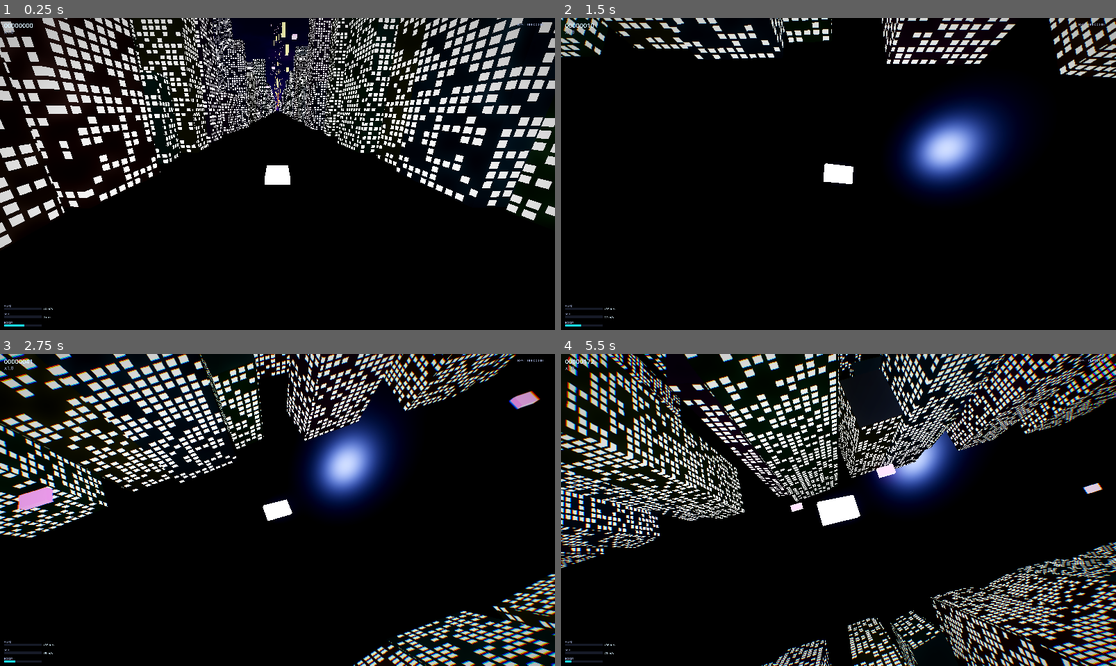
Above: before the commit, frames 1-4 (two rows, left to right).
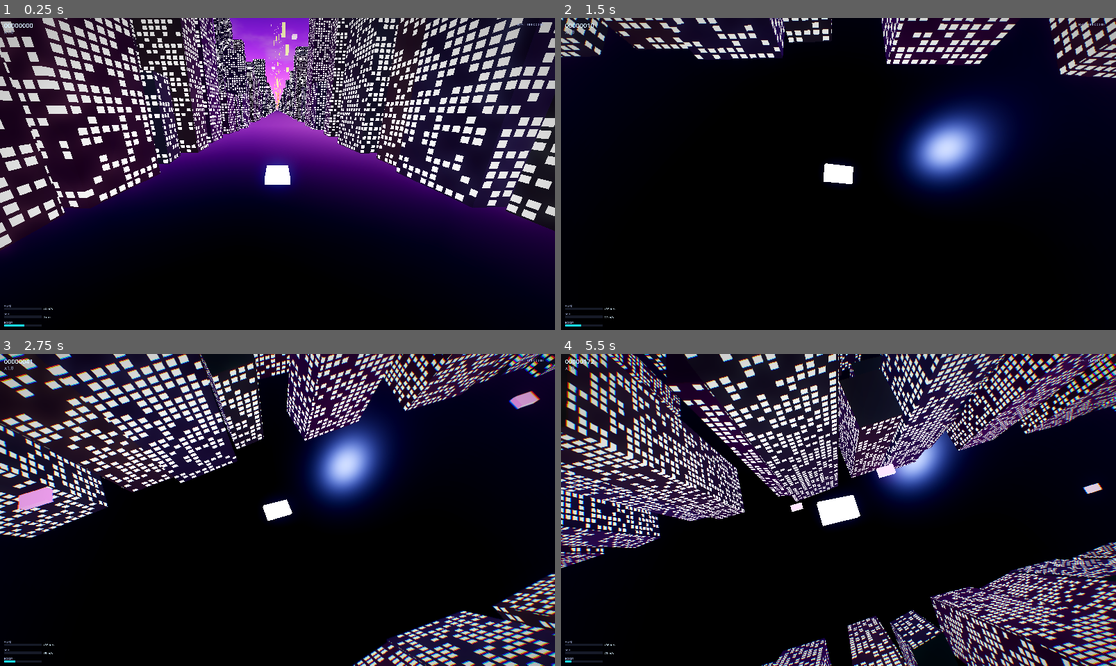
Above: after the commit, the same moments.

Repository: midas44/divepunk
Game: Godot game, scene res://scenes/main/Main.tscn
The game is run twice, just before and just after one commit, with the same random seed, the same clock (stepped at 60 frames per second) and the same inputs.
Inputs (mouse positions are in pixels of both pictures, inside the frame that each line leads up to):
- Up to frame 1 (0.25 s): no input
- Up to frame 2 (1.5 s): move the mouse to (866, 174) at 0.52 s; hold Shift (boost) 0.53-1.28 s; hold W (steer_up) from 0.53 s (still down); tap Space at 0.77 s; move the mouse to (810, 174) at 1.27 s; tap Q (cycle_camera) at 1.35 s
- Up to frame 3 (2.75 s): keep holding W (steer_up); tap Space at 1.52 s; move the mouse to (288, 503) at 2.02 s; hold Shift (boost) from 2.03 s (still down)
- Up to frame 4 (5.5 s): keep holding W (steer_up); move the mouse to (832, 516) at 2.77 s; release Shift (boost) at 2.78 s; tap Q (cycle_camera) at 2.85, 4.35 s; tap Space at 3.02, 3.77, 4.52 s; move the mouse to (877, 513) at 3.52 s; hold Shift (boost) 3.53-4.28 s; move the mouse to (794, 506) at 4.27 s; move the mouse to (844, 510) at 5.02 s; hold Shift (boost) from 5.03 s (still down)

The runs differ from the first frame. In frame 1, 52% of the frame differs, in the area x 0-100%, y 0-89%; in frame 2, 11%; in frame 3, 24%; in frame 4, 33%.

Commit message:
feat(view+sky): symmetric draw distance (city behind too) + readable neon sky
Playtest feedback: forward view good, but looking back the city ended close
behind, and the sky/horizon/clouds read as "just darkness".

View distance — make it symmetric (±Z corridor):
  - [streaming] chunks_behind 1 -> 72 (matches chunks_ahead): the city now
    extends ~14.4 km behind as well as ahead, so the 360° free-look never sees
    a near edge. Pool grows 74 -> 145 chunks (fine on the RTX 4070 Ti this runs
    on). Forward view unchanged. (Lateral/side extent is N/A until we move past
    the single-corridor world model -- there is no off-corridor city to draw.)

Sky readability -- the shader compiled fine on-GPU (logs clean); it was just too
dark, and fog was flattening it:
  - sky.gdshader: zenith lifted from near-black (0.01) to a visible deep
    night-blue (0.03,0.04,0.11) -- flying between tall towers, the overhead
    zenith is most of the sky, so a black zenith read as "darkness". Brighter
    horizon + glow band, horizon_falloff 7 -> 3.5 so the glow spreads higher,
    brighter cloud colours, default sky_energy 0.9 -> 1.5.
  - game.gd: fog_sky_affect 0.7 -> configurable (default 0.15) -- 0.7 blended
    the dark fog over 70% of the sky, killing the glow/clouds.
  - [fx]: sky_energy 0.9 -> 1.8 (master sky brightness), new fog_sky_affect=0.15.

Headless boot clean: EXIT=0 SE=0 ERR=0, pool = 145 chunks. Sky look is a
real-GPU call (headless can't render) -- pending playtest.

Co-Authored-By: Claude Opus 4.8 (1M context) <noreply@anthropic.com>

Diff:
--- a/scripts/game.gd
+++ b/scripts/game.gd
@@ -402,7 +402,10 @@
 	env.fog_enabled = true
 	env.fog_light_color = Color(0.10, 0.12, 0.22)
 	env.fog_density = float(_cfg_value("fx", "fog_density", 0.00018))
-	env.fog_sky_affect = 0.7
+	# Keep the fog OFF the sky (low sky_affect): at 0.7 it flattened the horizon glow + clouds toward
+	# the dark fog colour, which read as "just darkness" above the rooftops. A little blends the far
+	# building tops into the horizon without killing the sky.
+	env.fog_sky_affect = float(_cfg_value("fx", "fog_sky_affect", 0.15))
 	env.fog_aerial_perspective = 0.4
 
 	# Volumetric fog — the real mood layer (desktop): a faint neon-tinted haze with true depth.
--- a/settings/settings.cfg
+++ b/settings/settings.cfg
@@ -57,8 +57,10 @@
 ;   every extra chunk is more geometry drawn every frame, so watch FPS.
 chunks_ahead=72
 
-; Chunks kept behind the ship so you're not riding the trailing edge. 1 is plenty.
-chunks_behind=1
+; Chunks kept behind the ship (× chunk_length = how far the city extends BEHIND you). Set equal to
+; chunks_ahead for a symmetric view in all directions. NOTE: total drawn = (ahead+behind+1) chunks,
+; so matching them ~doubles rendered geometry vs a short tail — dial down if FPS drops.
+chunks_behind=72
 
 ; Metres per streamed chunk (generation granularity). Leave at 200 unless you know why.
 chunk_length=200.0
@@ -158,9 +160,14 @@
 ; visible landscape above the rooftops. false = plain dark sky + horizon band (no clouds, cheaper).
 ; If the sky shader fails to compile on your GPU (renders flat/magenta), set sky_clouds=false.
 sky_clouds=true
-sky_energy=0.9
+; sky_energy is the master sky BRIGHTNESS. Raise if the sky reads too dark, lower if it competes with
+; the neon city. ~1.8 makes the deep-blue zenith + neon horizon clearly visible above the rooftops.
+sky_energy=1.8
 cloud_coverage=0.5
 cloud_speed=0.006
+; How much the distance fog tints the SKY (0 = sky untouched, 1 = sky fully fogged). Low so the fog
+; doesn't flatten the horizon glow/clouds into darkness; a little blends far building tops in.
+fog_sky_affect=0.15
 
 ; Screen-space reflections — wet-street neon reflections (Forward+ desktop only).
 ssr=true
--- a/shaders/sky.gdshader
+++ b/shaders/sky.gdshader
@@ -6,14 +6,17 @@
 // long view some "landscape" above the rooftops. Built in code by game.gd; a few
 // uniforms are driven from settings.cfg [fx]. Procedural noise only — no textures.
 
-uniform vec3 zenith_color : source_color = vec3(0.010, 0.012, 0.035);
-uniform vec3 horizon_color : source_color = vec3(0.10, 0.05, 0.20);
-uniform vec3 glow_color : source_color = vec3(0.28, 0.10, 0.45);   // neon band sitting on the horizon
-uniform float horizon_falloff = 7.0;                               // higher = the glow hugs the horizon more tightly
-uniform float sky_energy = 0.9;
+// Colours are deliberately bright here: ACES tonemapping (white point 6.0) + the eye adapting to
+// the neon city crushes dim values to black, so a "night sky" still needs healthy absolute values.
+// sky_energy is the master brightness multiplier (driven from settings.cfg [fx] sky_energy).
+uniform vec3 zenith_color : source_color = vec3(0.030, 0.040, 0.110);   // overhead — visible deep night-blue, NOT black
+uniform vec3 horizon_color : source_color = vec3(0.20, 0.10, 0.34);
+uniform vec3 glow_color : source_color = vec3(0.55, 0.22, 0.80);   // neon band sitting on the horizon (distant-city glow)
+uniform float horizon_falloff = 3.5;                              // lower = the glow spreads higher up the dome (more visible above rooftops)
+uniform float sky_energy = 1.5;
 
-uniform vec3 cloud_color : source_color = vec3(0.16, 0.14, 0.26);
-uniform vec3 cloud_lit_color : source_color = vec3(0.45, 0.22, 0.55);  // undersides catching the neon
+uniform vec3 cloud_color : source_color = vec3(0.22, 0.20, 0.34);
+uniform vec3 cloud_lit_color : source_color = vec3(0.60, 0.32, 0.72);  // undersides catching the neon
 uniform float cloud_coverage = 0.5;   // 0 = clear, 1 = overcast
 uniform float cloud_density = 1.0;
 uniform float cloud_scale = 2.2;
